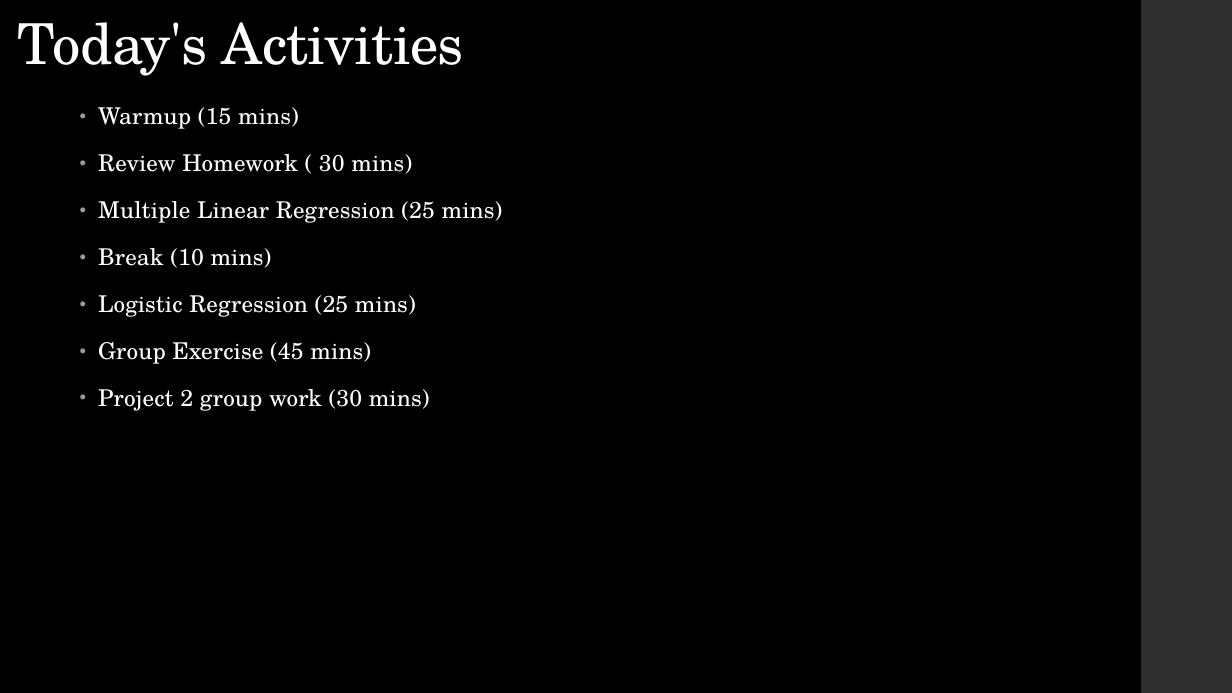
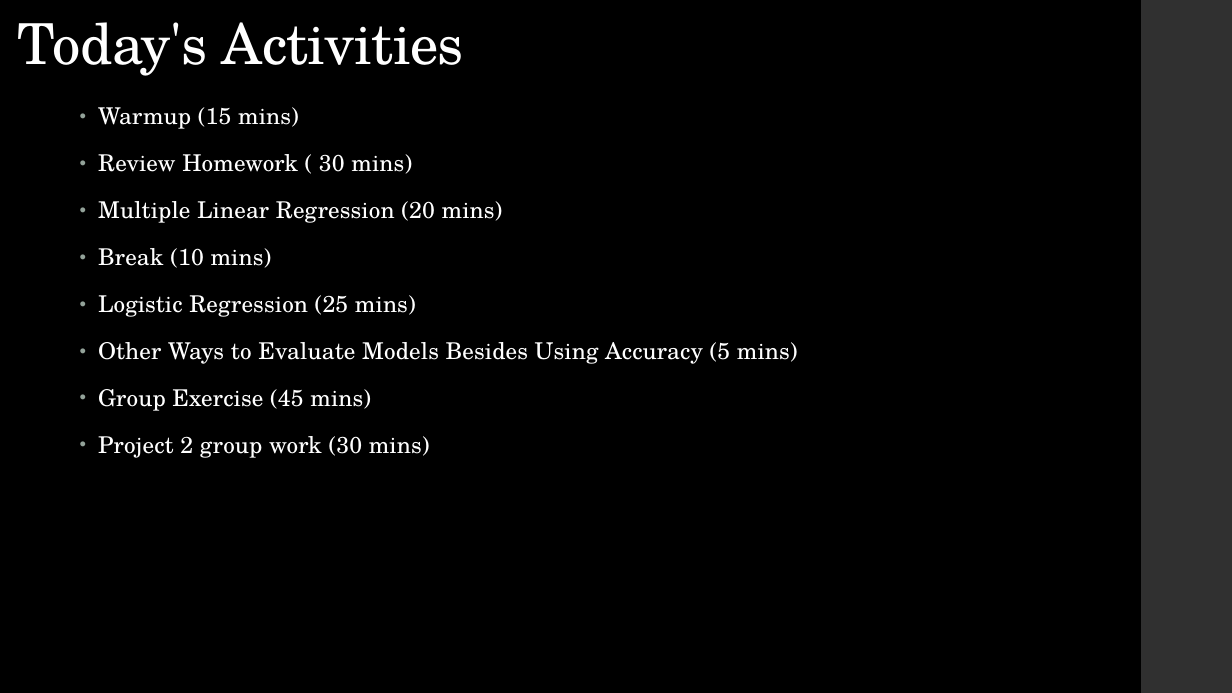
Before and after one commit to LaunchCoderGirlSTL/Data-Science-Assignments, a slide deck: slide 3 of course_material/week_14/week_14_presentation.pptx. Drawn at 1232x693 pixels with LibreOffice and Linux fonts; fonts in the diff are those of the drawing. Boxes give left, top, right and bottom in pixels: in the first picture for what was removed or moved away, otherwise in the second. Text is boxed around its words. In the diff, an @@ line names an element or a change of style, - is before the commit and + after.

```diff
--- a/course_material/week_14/week_14_presentation.pptx
+++ b/course_material/week_14/week_14_presentation.pptx
@@ text at (x1=98, y1=201, x2=503, y2=223): text changed @@
-• Multiple Linear Regression (25 mins)
+• Multiple Linear Regression (20 mins)
@@ text at (x1=98, y1=342, x2=798, y2=364): paragraph added @@
+• Other Ways to Evaluate Models Besides Using Accuracy (5 mins)
```
Also in this commit, not shown: 1 other slide changed, 2 slides added, 1 slide removed, 4 other files.
